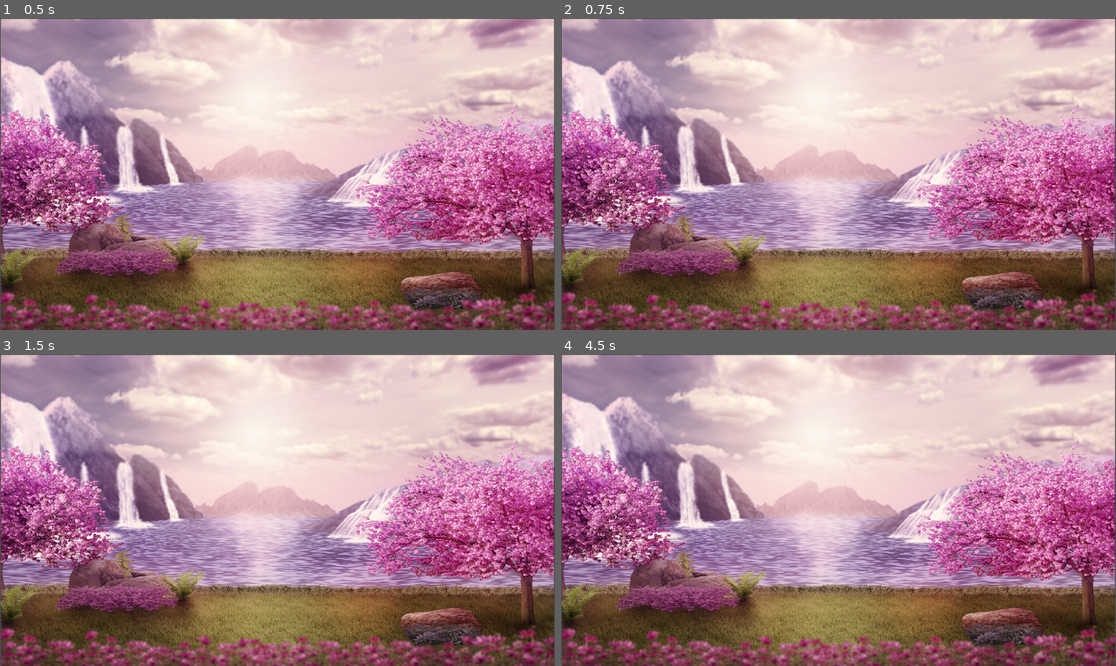
Above: before the commit, frames 1-4 (two rows, left to right).
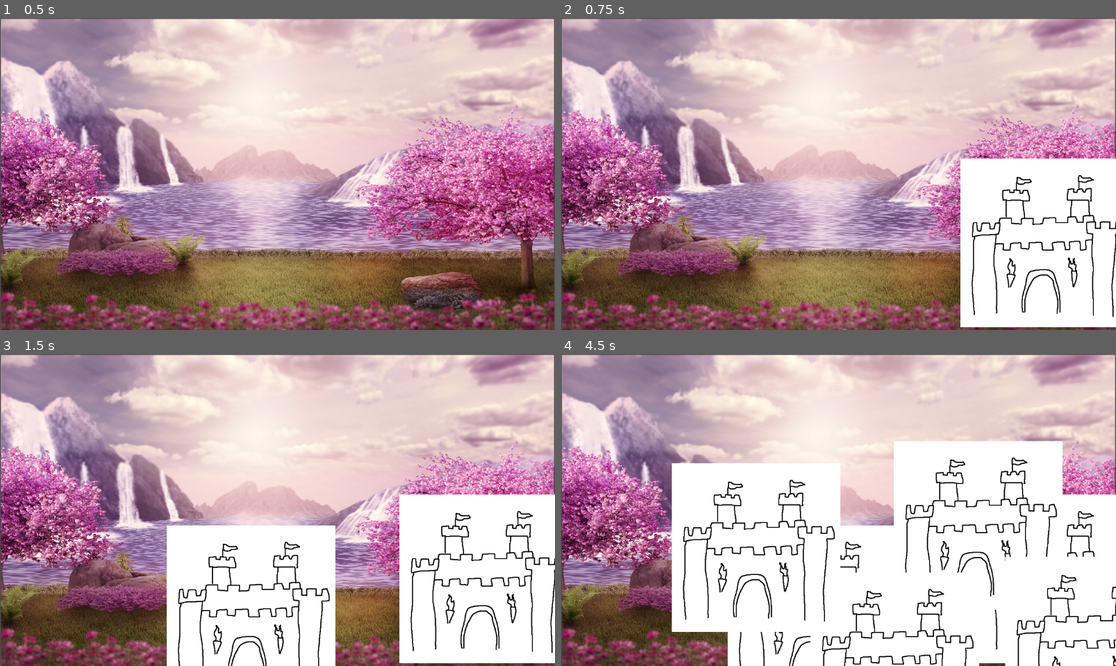
Above: after the commit, the same moments.

Repository: Reeyan283/ianCardGame
Game: Godot game, scene res://play_space.tscn
The game is run twice, just before and just after one commit, with the same random seed, the same clock (stepped at 60 frames per second) and the same inputs.
Inputs (mouse positions are in pixels of both pictures, inside the frame that each line leads up to):
- Up to frame 1 (0.5 s): no input
- Up to frame 2 (0.75 s): tap Enter at 0.5 s; move the mouse to (960, 158) at 0.52 s; tap Space (ui_select) at 0.6 s
- Up to frame 3 (1.5 s): tap Space (ui_select) at 0.77, 1.07, 1.25, 1.35 s; move the mouse to (166, 525) at 1.27 s
- Up to frame 4 (4.5 s): tap Space (ui_select) at 1.52, 1.82, 2.1, 2.75, 2.85, 3.02, 3.32, 3.6, 3.77, 4.07, 4.25, 4.35 s; tap Enter at 2, 3.5 s; move the mouse to (894, 441) at 2.02 s; move the mouse to (810, 572) at 2.77 s; move the mouse to (1005, 556) at 3.52 s; move the mouse to (672, 463) at 4.27 s

Frame 1 is identical in both runs. In frame 2, 15% of the frame differs, in the area x 71-100%, y 44-100%; in frame 3, 29%; in frame 4, 50%, in the area x 19-100%, y 27-100%.

Commit message:
fix for scene instance

Diff:
--- a/cards/card_base.gd
+++ b/cards/card_base.gd
@@ -7,7 +7,7 @@
 
 # Called when the node enters the scene tree for the first time.
 func _ready():
-	print(card_img_path)
+
 	var card_size = size
 
 	var card = Sprite2D.new()
@@ -17,6 +17,8 @@
 
 	add_child(card)
 
+	print(card_img_path)
+	print(get_child_count())
 
 # Called every frame. 'delta' is the elapsed time since the previous frame.
 func _process(delta):
--- a/play_space.gd
+++ b/play_space.gd
@@ -1,6 +1,6 @@
 extends Node2D
 
-const CARD_BASE = preload("res://cards/card_base.gd")
+const CARD_BASE = preload("res://cards/card_base.tscn")
 const PLAYER_HAND = preload("res://assets/cards/player_hand.gd")
 
 # Called when the node enters the scene tree for the first time.
@@ -14,9 +14,7 @@
 
 func _input(event):
 	if Input.is_action_just_released("ui_select"):
-		print("hi!")
-		var new_card = CARD_BASE.new()
+		var new_card = CARD_BASE.instantiate()
 		new_card.card_name = "castle"
 		new_card.position = get_global_mouse_position()
-		print(new_card.position)
 		$Cards.add_child(new_card)
Not shown, added: pla1F23.tmp
Not shown, added: plaBFA.tmp
Not shown, added: plaEC53.tmp
